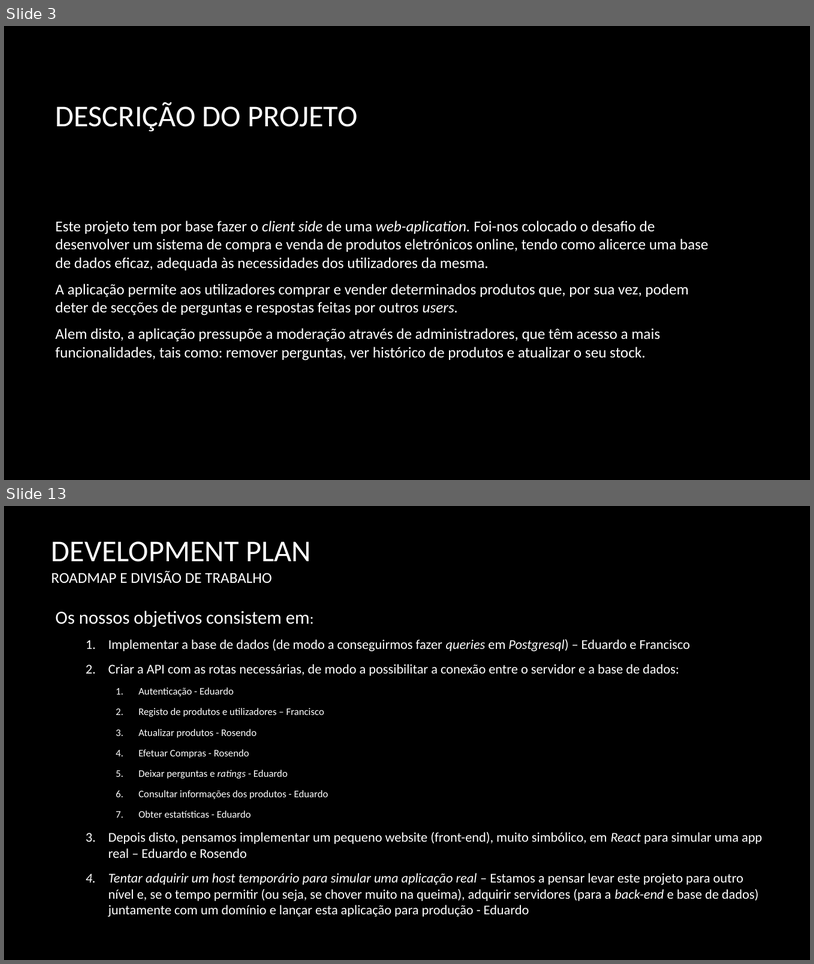
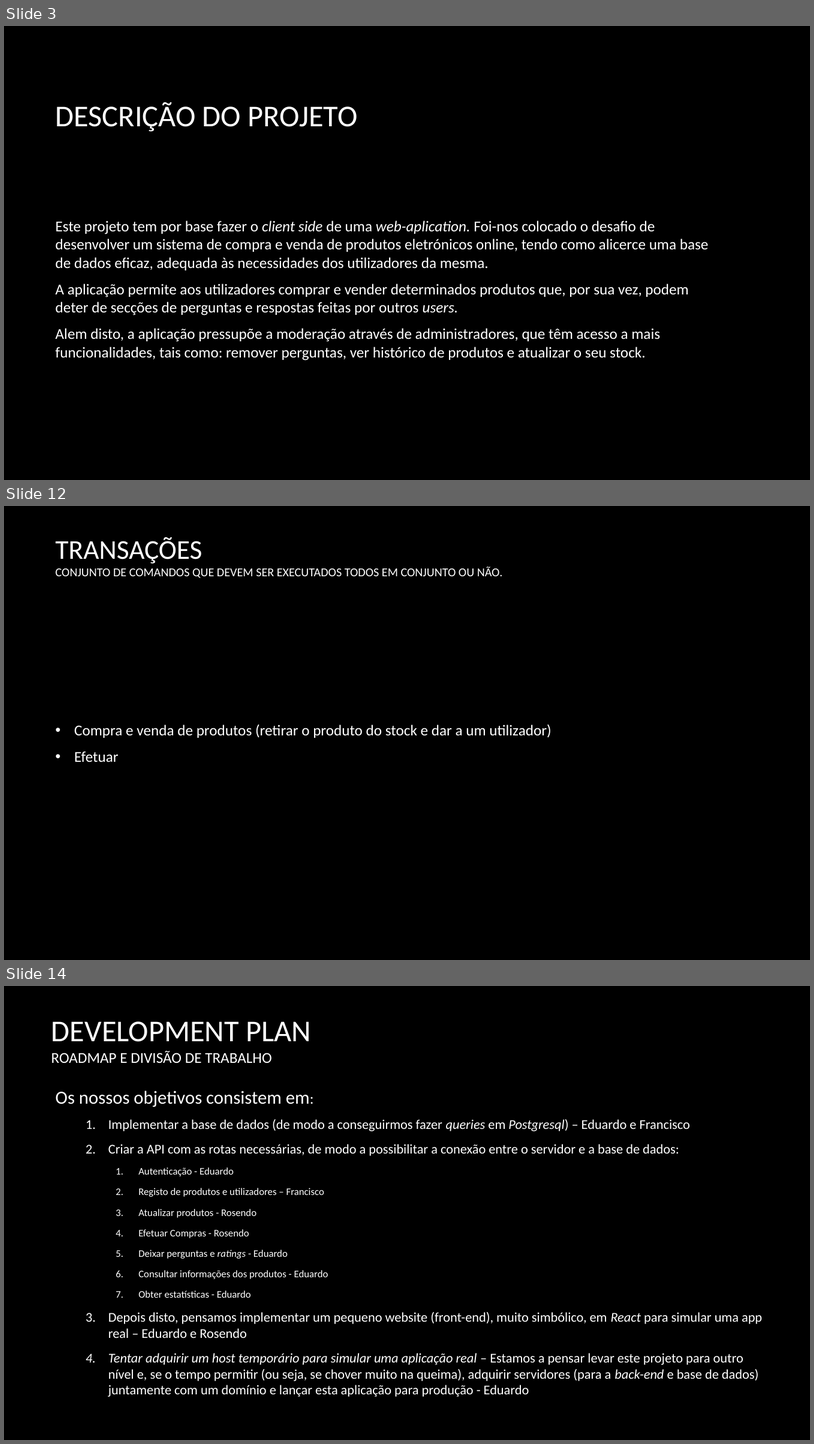
Before and after one commit to PolpEdu/Trabalho-Pr-ticpo, a slide deck: Trabalho prático.pptx. Shown one above the other, each under a label of ours: slides 3 and 13 before the commit, slides 3, 12 and 14 after it; the slides between them are not shown. The pictures are 814x964 and 814x1444 pixels, drawn with LibreOffice and Linux fonts; fonts in the diff are those of the drawing; background and template pictures are left out. Boxes give left, top, right and bottom in pixels: in the first picture for what was removed or moved away, otherwise in the second. Text is boxed around its words. In the diff, an @@ line names an element or a change of style, - is before the commit and + after.

```diff
--- a/Trabalho prático.pptx
+++ b/Trabalho prático.pptx
@@ slide 12 added at (4, 506, 810, 960), background picture (left out) @@
@@ title added at (56, 537, 503, 578), 14.4 pt, text #FFFFFF @@
+TRANSAÇÕES
+CONJUNTO DE COMANDOS QUE DEVEM SER EXECUTADOS TODOS EM CONJUNTO OU NÃO.
@@ text added at (74, 724, 551, 762), 18 pt, text #FFFFFF @@
+• Compra e venda de produtos (retirar o produto do stock e dar a um utilizador)
+• Efetuar
@@ what was slide 13 is now slide 14 @@
```
Also in this commit, not shown: 8 slides changed, 1 other file.
